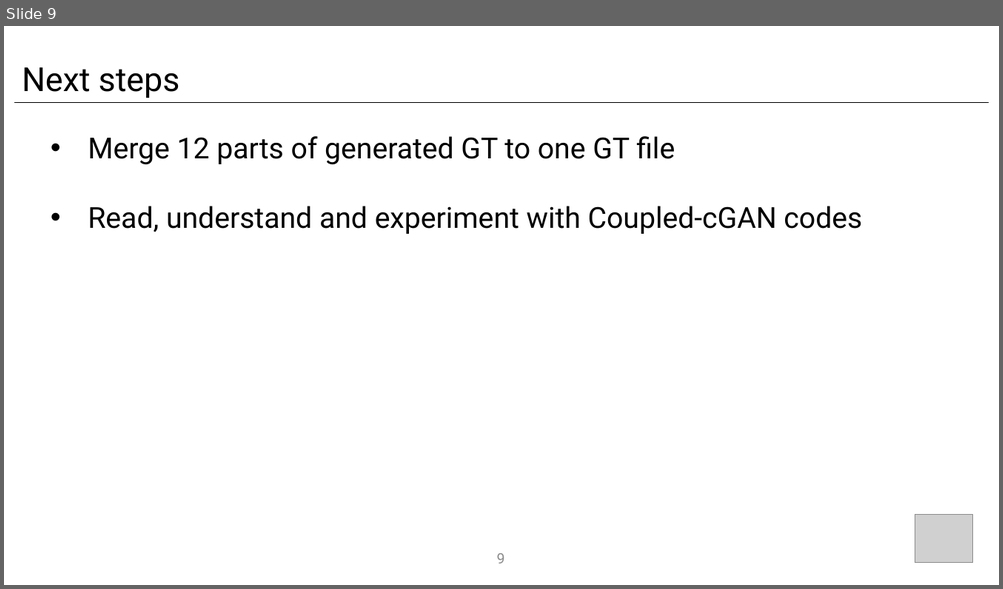
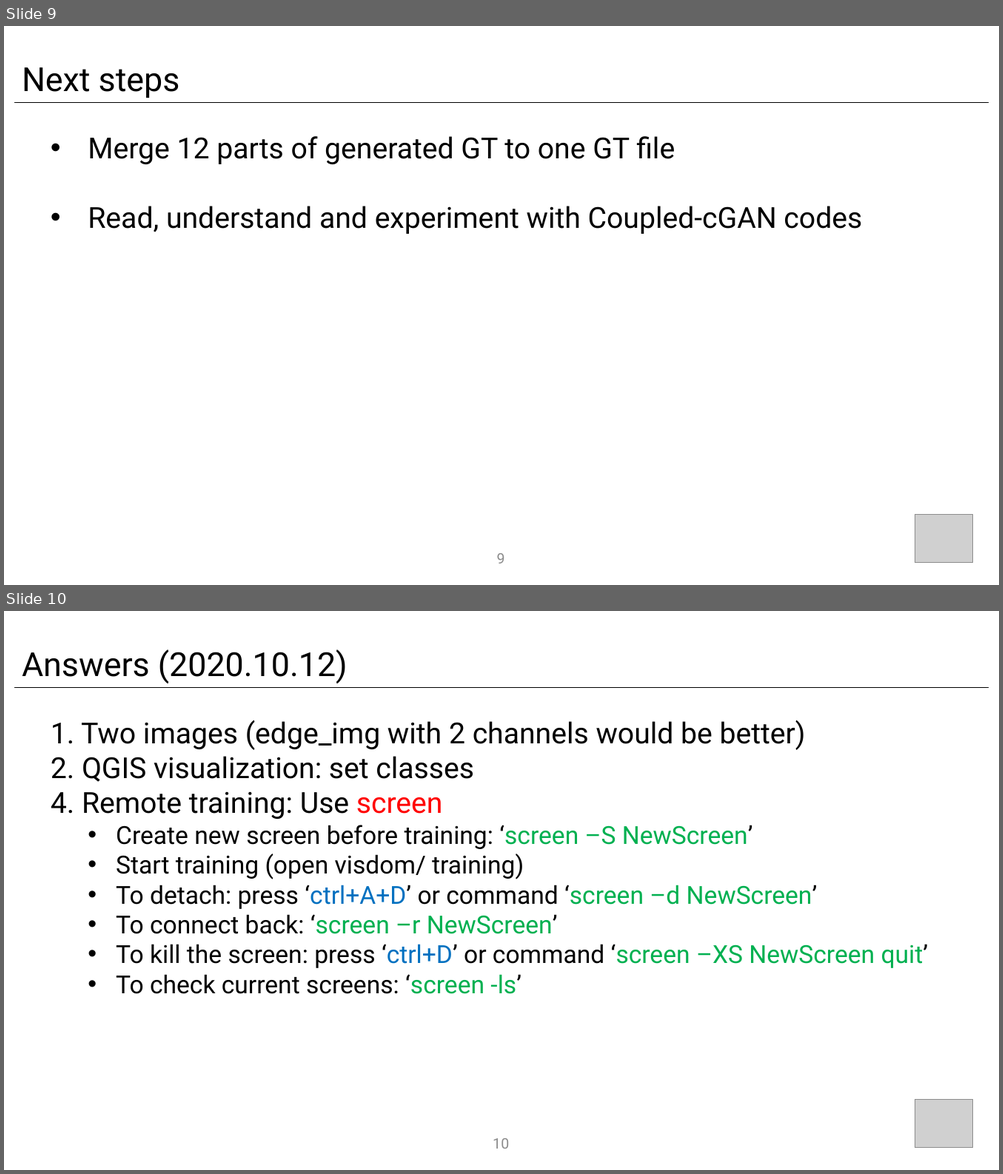
Before and after one commit to wangyi111/Building-Vectorization-3D, a slide deck: assets/reports/20201012_makeGT.pptx. Shown one above the other, each under a label of ours: slide 9 before the commit, slides 9 and 10 after it. The pictures are 1003x589 and 1003x1174 pixels, drawn with LibreOffice and Linux fonts; fonts in the diff are those of the drawing; grey boxes stand for pictures. Boxes give left, top, right and bottom in pixels: in the first picture for what was removed or moved away, otherwise in the second. Text is boxed around its words. In the diff, an @@ line names an element or a change of style, - is before the commit and + after.

```diff
--- a/assets/reports/20201012_makeGT.pptx
+++ b/assets/reports/20201012_makeGT.pptx
@@ slide 10 added at <box>4,611,999,1170</box>, background #FFFFFF @@
@@ text added at <box>22,649,347,684</box>, 32 pt, text #000000 @@
+Answers (2020.10.12)
@@ line added from (14, 687) to (988, 687), #000000 0.5 pt @@
@@ text added at <box>51,720,928,994</box>, 24 pt, text #000000 @@
+1. Two images (edge_img with 2 channels would be better)
+2. QGIS visualization: set classes
+4. Remote training: Use screen
+  • Create new screen before training: ‘screen –S NewScreen’
+  • Start training (open visdom/ training)
+  • To detach: press ‘ctrl+A+D’ or command ‘screen –d NewScreen’
+  • To connect back: ‘screen –r NewScreen’
+  • To kill the screen: press ‘ctrl+D’ or command ‘screen –XS NewScreen quit’
+  • To check current screens: ‘screen -ls’
@@ picture added at <box>914,1099,973,1148</box> @@
@@ page number added at <box>492,1139,509,1149</box>, 14 pt, text #8C8C8C @@
+10
```
Also in this commit, not shown: 1 other file.
